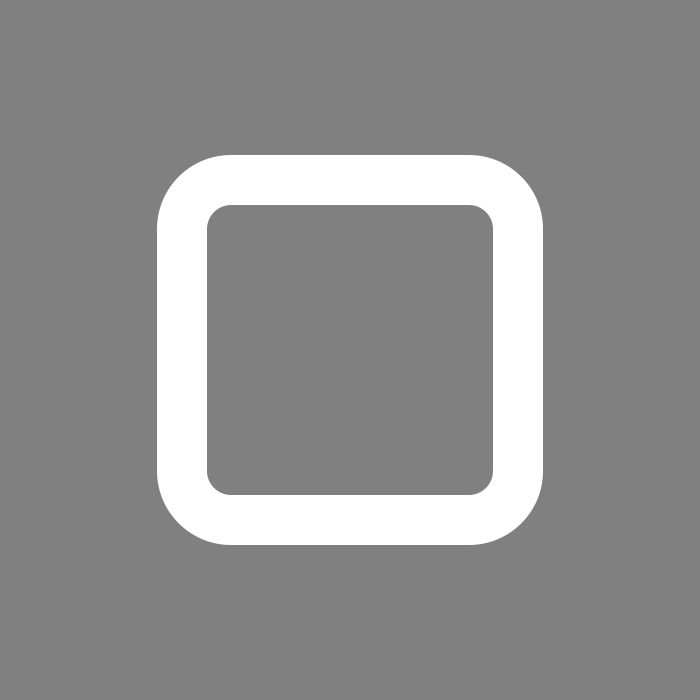
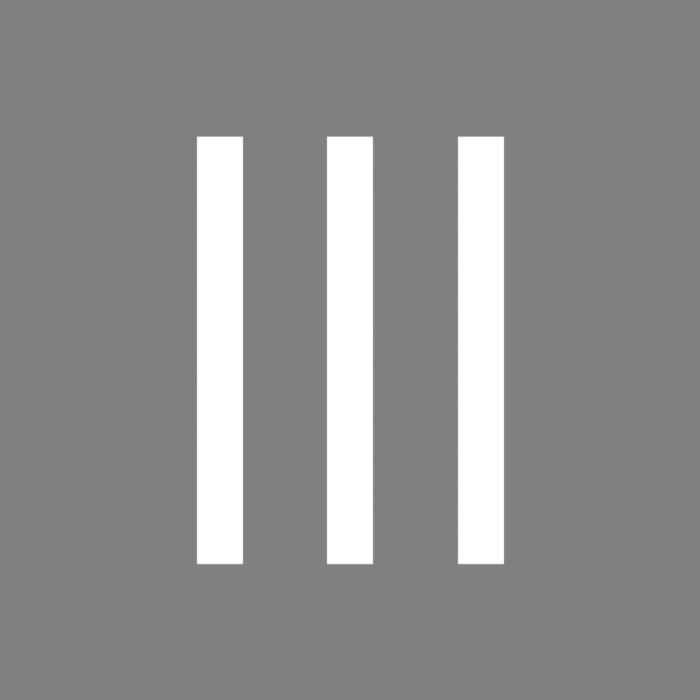
Comparing the layer stacks of the two 700 × 700 images. Changes:
added layer "Layer 1 copy 2" above "Rectangle 1" over [196, 136, 505, 565]
hid "Rectangle 1" over [157, 155, 543, 545]
